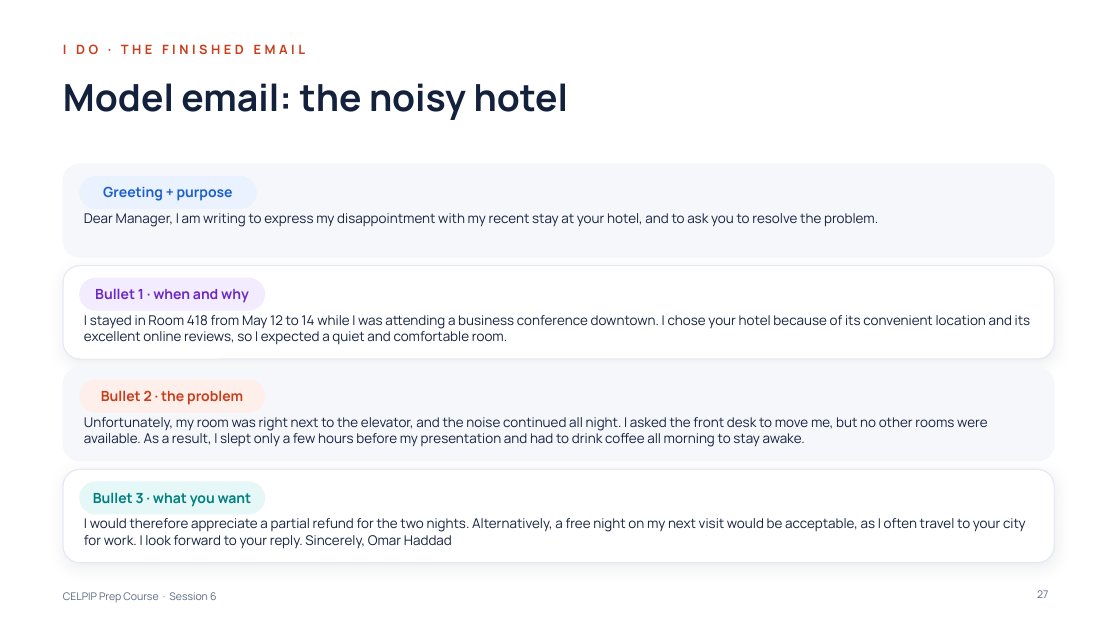
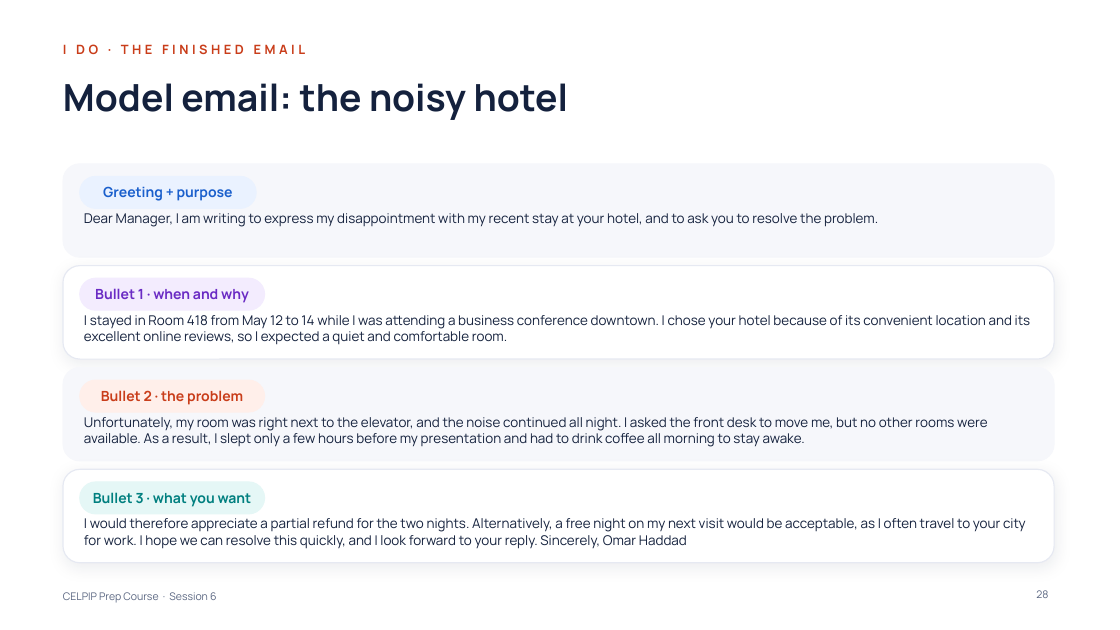
Before and after one commit to learnovateqa/The_English_Academy_CELPIP, a slide deck: slide 28 of decks/session-06.pptx (slide 27 before the commit). Drawn at 1120x630 pixels with LibreOffice and Linux fonts; fonts in the diff are those of the drawing. Boxes give left, top, right and bottom in pixels: in the first picture for what was removed or moved away, otherwise in the second. Text is boxed around its words. In the diff, an @@ line names an element or a change of style, - is before the commit and + after.

```diff
--- a/decks/session-06.pptx
+++ b/decks/session-06.pptx
@@ text at <box>84,518,1026,549</box>: text changed @@
-I would therefore appreciate a partial refund for the two nights. Alternatively, a free night on my next visit would be acceptable, as I often travel to your city for work. I look forward to your reply. Sincerely, Omar Haddad
+I would therefore appreciate a partial refund for the two nights. Alternatively, a free night on my next visit would be acceptable, as I often travel to your city for work. I hope we can resolve this quickly, and I look forward to your reply. Sincerely, Omar Haddad
@@ page number at <box>1036,590,1048,598</box>: text changed @@
-27
+28
```
Also in this commit, not shown: 5 other slides changed, 1 slide added, 6 other files.
